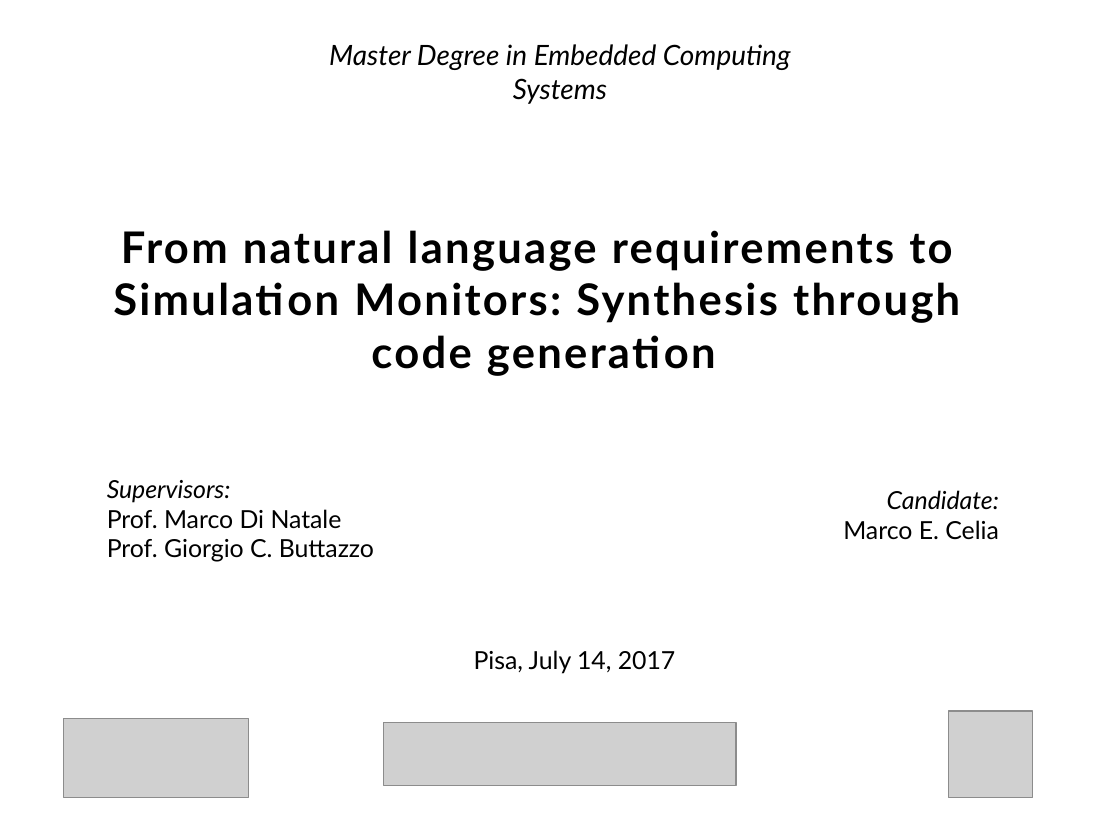
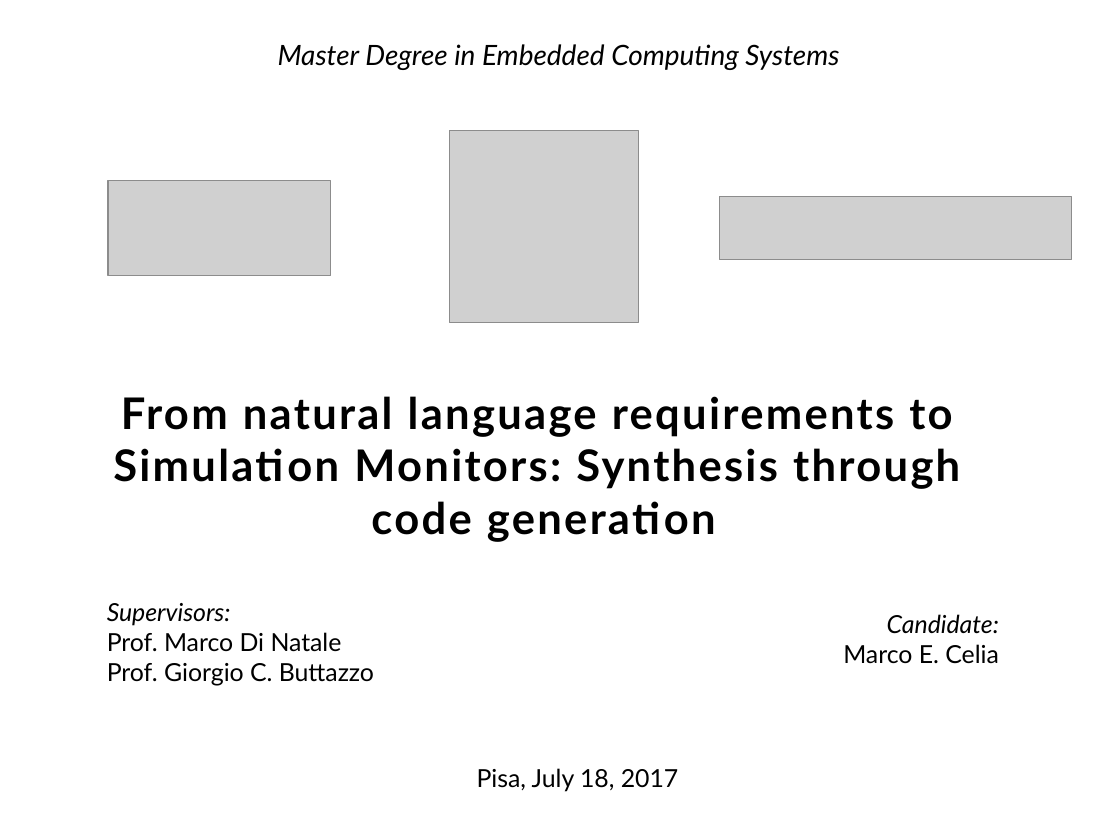
Before and after one commit to marcocelia/Master-Thesis, a slide deck: slide 1 of Presentation/RMpresentation_r1.pptx. Drawn at 1120x840 pixels with LibreOffice and Linux fonts; fonts in the diff are those of the drawing; grey boxes stand for pictures. Boxes give left, top, right and bottom in pixels: in the first picture for what was removed or moved away, otherwise in the second. Text is boxed around its words. In the diff, an @@ line names an element or a change of style, - is before the commit and + after.

```diff
--- a/Presentation/RMpresentation_r1.pptx
+++ b/Presentation/RMpresentation_r1.pptx
@@ text "Master Degree in Embedded Computing ..." rewrapped from (x1=329, y1=44, x2=791, y2=104) to (x1=278, y1=44, x2=839, y2=70) @@
@@ picture resized from (x1=948, y1=711, x2=1033, y2=797) to (x1=449, y1=130, x2=637, y2=323) @@
@@ picture resized from (x1=64, y1=718, x2=249, y2=797) to (x1=109, y1=180, x2=332, y2=276) @@
@@ picture moved from (x1=384, y1=722, x2=736, y2=785) to (x1=719, y1=197, x2=1071, y2=260) @@
@@ text "From natural language requirements to" moved from (x1=113, y1=230, x2=960, y2=376) to (x1=113, y1=396, x2=960, y2=542) @@
@@ text "Supervisors:" moved from (x1=107, y1=480, x2=374, y2=562) to (x1=107, y1=603, x2=374, y2=686) @@
@@ text "Candidate:" moved from (x1=843, y1=490, x2=999, y2=540) to (x1=843, y1=614, x2=999, y2=664) @@
@@ text at (x1=477, y1=768, x2=679, y2=792): text changed @@
-Pisa, July 14, 2017
+Pisa, July 18, 2017
```
Also in this commit, not shown: 26 other slides changed, 2 slides removed, 3 other files.
